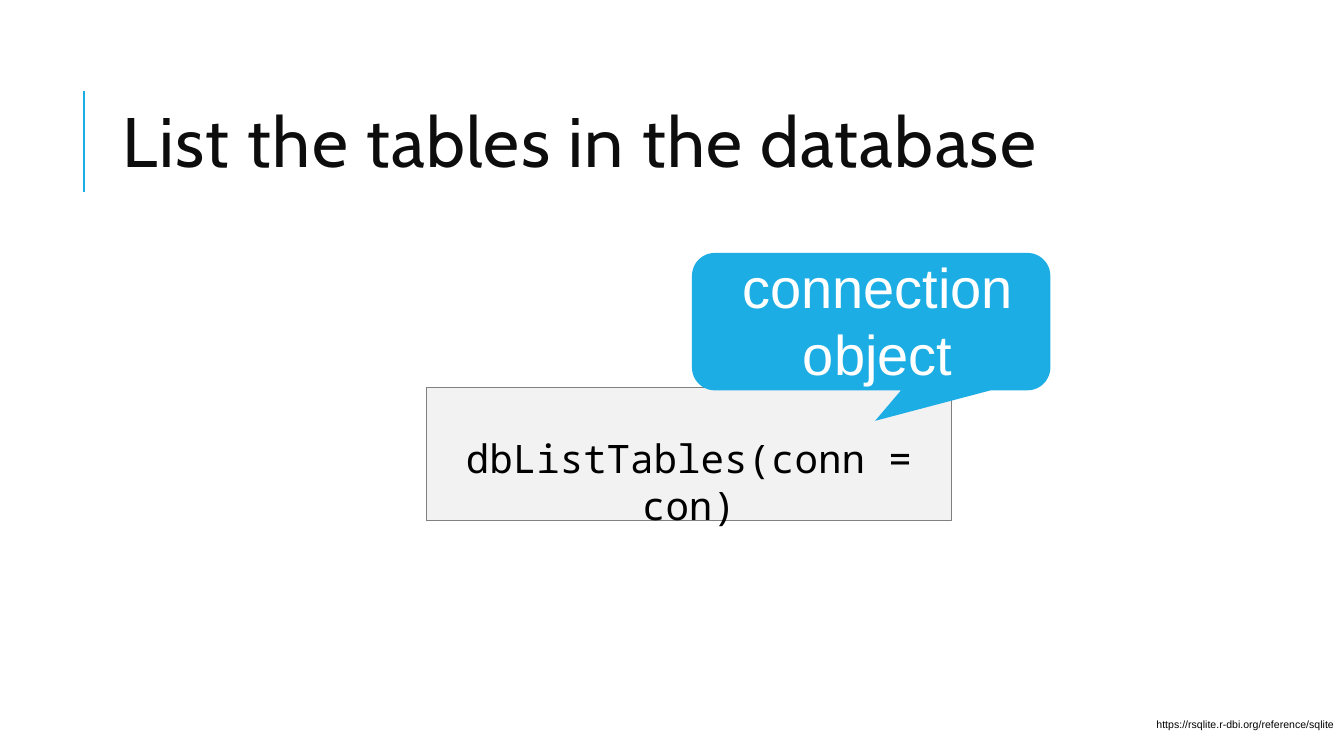
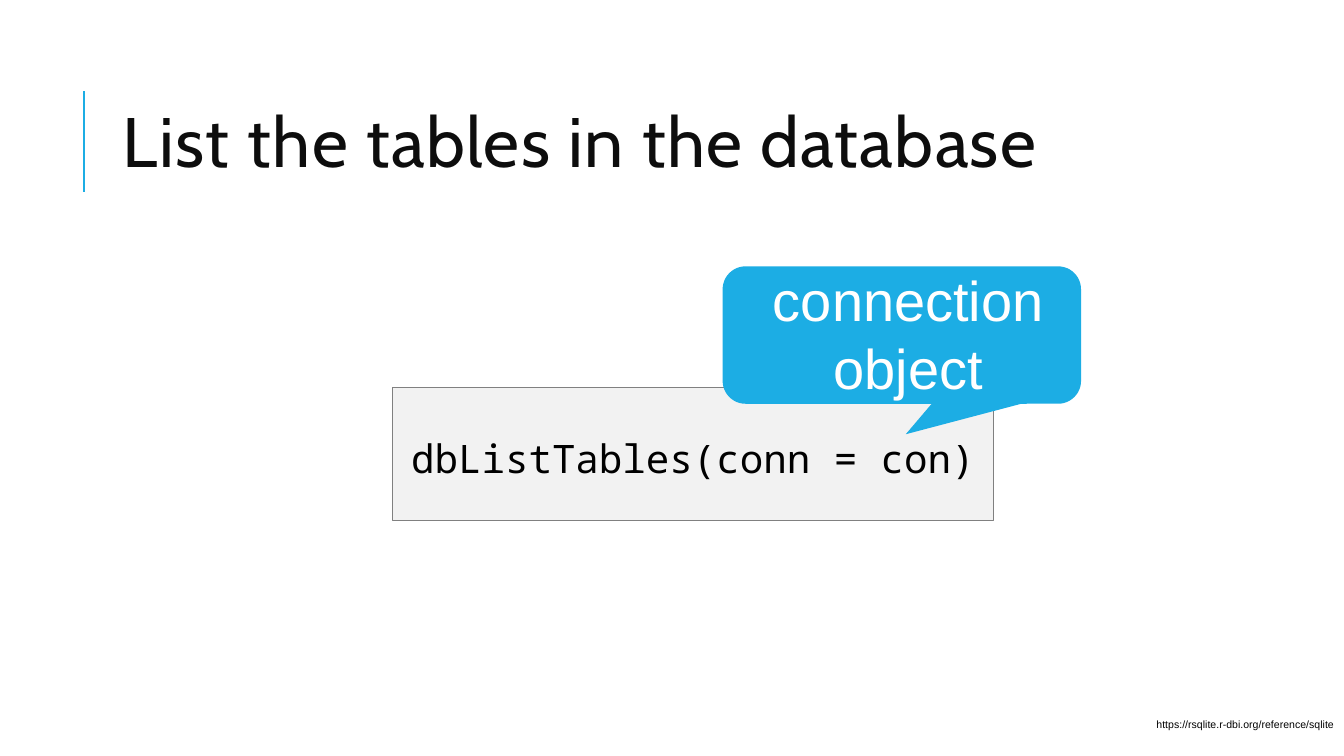
Before and after one commit to amromeo/api_r_int_db_24, a slide deck: slide 9 of presentations/02 - Databases with R.pptx. Drawn at 1344x756 pixels with LibreOffice and Linux fonts; fonts in the diff are those of the drawing. Boxes give left, top, right and bottom in pixels: in the first picture for what was removed or moved away, otherwise in the second. Text is boxed around its words. In the diff, an @@ line names an element or a change of style, - is before the commit and + after.

```diff
--- a/presentations/02 - Databases with R.pptx
+++ b/presentations/02 - Databases with R.pptx
@@ text "connection object": place and size @@
-text "connection object" at bbox=[742, 267, 1013, 385]
+text "connection object" at bbox=[773, 280, 1044, 398]
@@ rounded speech box: place and size @@
-rounded speech box at bbox=[692, 253, 1051, 390]
+rounded speech box at bbox=[723, 266, 1082, 403]
@@ text "dbListTables(conn = con)" rewrapped from bbox=[466, 443, 865, 526] to bbox=[411, 443, 975, 480] @@
@@ rectangle: place and size @@
-rectangle at bbox=[426, 387, 952, 520]
+rectangle at bbox=[393, 387, 993, 520]
```
Also in this commit, not shown: 10 other slides changed, 1 slide added, 1 other file.
